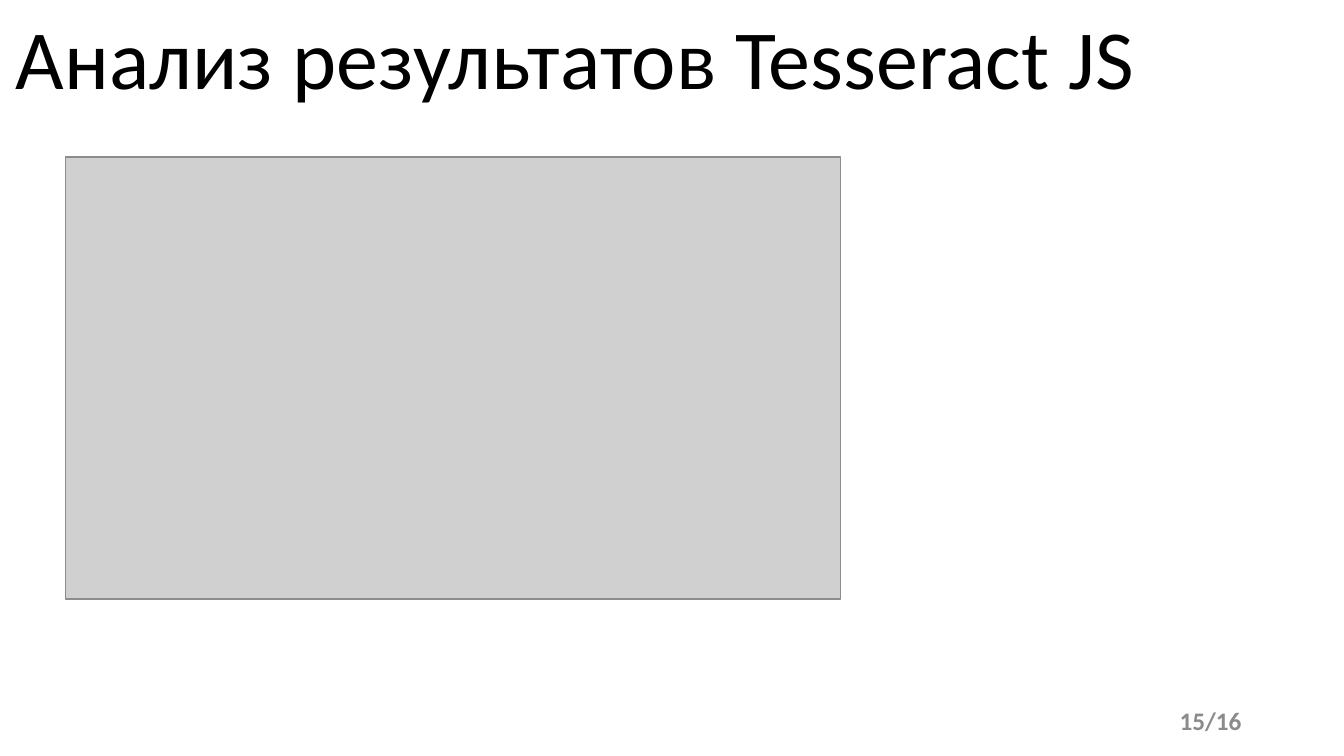
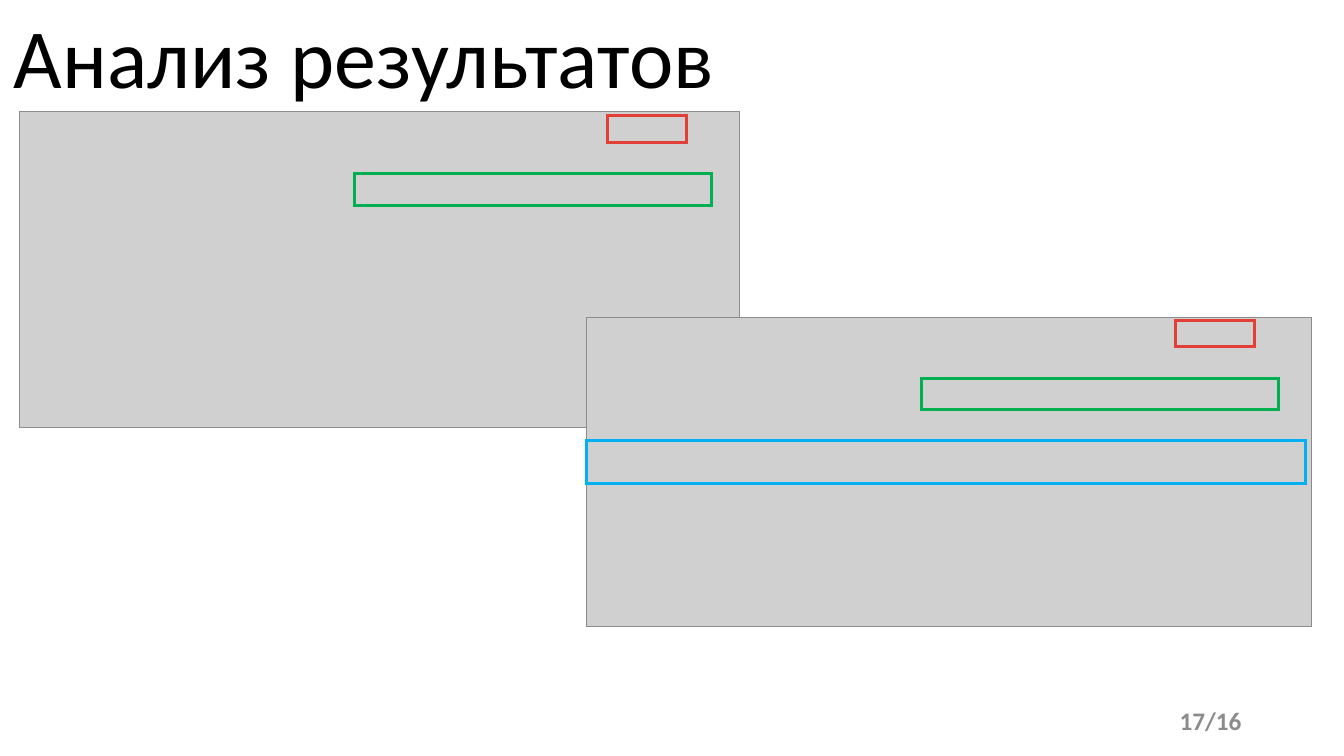
Before and after one commit to nassneg/diploma, a slide deck: slide 17 of ВКР Снегур.pptx (slide 15 before the commit). Drawn at 1344x756 pixels with LibreOffice and Linux fonts; fonts in the diff are those of the drawing; grey boxes stand for pictures. Boxes give left, top, right and bottom in pixels: in the first picture for what was removed or moved away, otherwise in the second. Text is boxed around its words. In the diff, an @@ line names an element or a change of style, - is before the commit and + after.

```diff
--- a/ВКР Снегур.pptx
+++ b/ВКР Снегур.pptx
@@ text at (14, 34, 714, 102): text changed @@
-Анализ результатов Tesseract JS
+Анализ результатов
@@ picture added at (19, 111, 739, 426) @@
@@ rectangle added at (608, 116, 688, 142), outline #E24036 2.25 pt @@
@@ picture removed at (66, 157, 841, 600) @@
@@ rectangle added at (354, 173, 711, 205), outline #00B050 2.25 pt @@
@@ picture added at (587, 318, 1313, 627) @@
@@ rectangle added at (1176, 321, 1255, 347), outline #E24036 2.25 pt @@
@@ rectangle added at (923, 378, 1279, 409), outline #00B050 2.25 pt @@
@@ rectangle added at (587, 441, 1307, 483), outline #00B0F0 2.25 pt @@
@@ page number at (1180, 712, 1242, 731): text changed @@
-15/16
+17/16
```
Also in this commit, not shown: 6 other slides changed, 6 slides added, 4 slides removed, 8 other files.
